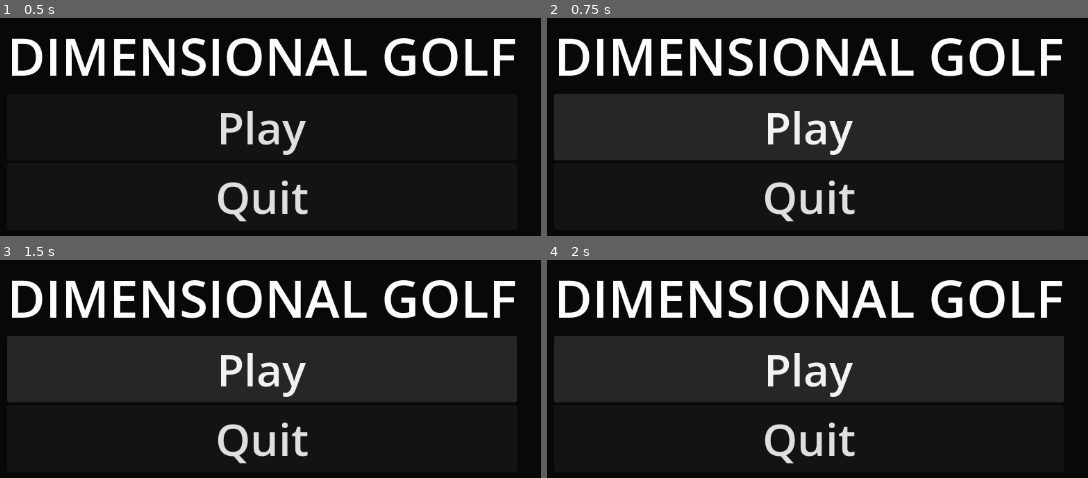
Above: before the commit, frames 1-4 (two rows, left to right).
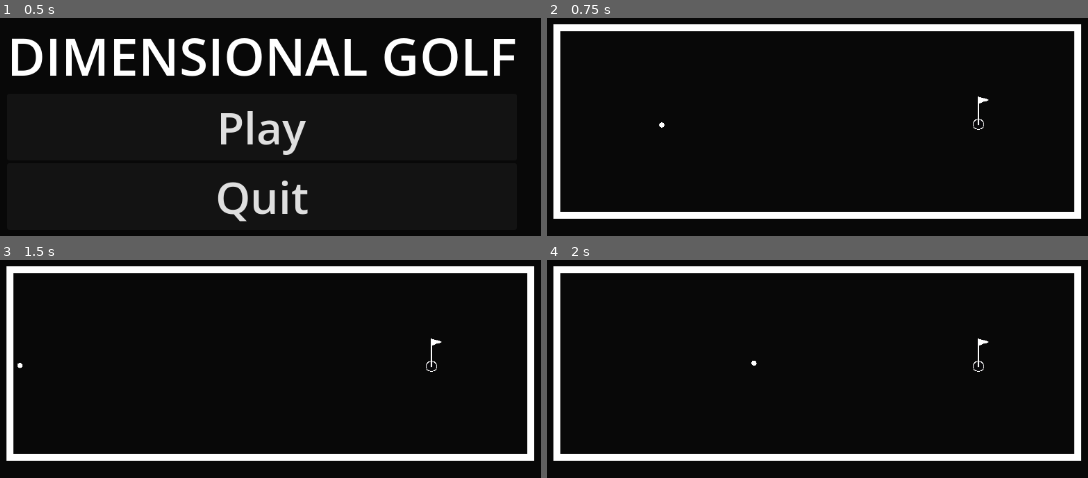
Above: after the commit, the same moments.

Repository: Renovare10/dimensional-golf
Game: Godot game, scene res://ui/MainMenu.tscn
Same seed, same stepped clock (60 frames per second), same inputs: the game is played once before the commit and once after it.
Inputs (mouse positions are in pixels of both pictures, inside the frame that each line leads up to):
- Up to frame 1 (0.5 s): no input
- Up to frame 2 (0.75 s): click "Play" at 0.5 s
- Up to frame 3 (1.5 s): click (259, 369) at 1.25 s, where only the run before the commit has a clickable "Play"
- Up to frame 4 (2 s): no input

Frame 1 is identical in both runs. In frame 2, 45% of the frame differs, in the area x 1-99%, y 2-94%; in frame 3, 45%; in frame 4, 45%.

Commit message:
fix drag launcher bug

Diff:
--- a/actors/GolfBall.tscn
+++ b/actors/GolfBall.tscn
@@ -27,3 +27,4 @@
 script = ExtResource("4_cokdb")
 
 [node name="ArrowLine" type="Line2D" parent="AimVisualizer" unique_id=856620626]
+width = 5.0
--- a/actors/drag_launcher.gd
+++ b/actors/drag_launcher.gd
@@ -7,49 +7,65 @@
 @export var power_curve: float = 1.5
 @export var drag_distance_for_max: float = 400.0
 
-var is_dragging := false
-var ball: CharacterBody2D     # ← change type here
+var mouse_held := false
+var is_dragging := false   # "aiming mode is active" (ball is slow enough)
+
+var ball: CharacterBody2D
 
 func _ready() -> void:
 	ball = get_parent() as CharacterBody2D
-	# Optional safety check (very useful during development)
 	if not ball:
 		push_error("DragLauncher: parent is not a CharacterBody2D! Got: " + str(get_parent()))
 
+# NEW: Check every frame – if you're already holding the mouse button and the ball
+# just slowed down enough, activate dragging and show the visualizer immediately.
+func _process(_delta: float) -> void:
+	if not ball or not mouse_held or is_dragging:
+		return
+
+	if ball.velocity.length_squared() <= 400:
+		is_dragging = true
+		_update_drag_visuals()  # ← this makes the arrow appear right away
+
 func _input(event: InputEvent) -> void:
-	# Early exit if ball reference is missing
 	if not ball:
 		return
 
-	# Now safe to access velocity
-	if ball.velocity.length_squared() > 400:          # ← .velocity instead of .linear_velocity
-		return
-
 	var mouse_pos = get_global_mouse_position()
-	var ball_pos = ball.global_position
-	var vec_from_ball = mouse_pos - ball_pos
+	var vec_from_ball = mouse_pos - ball.global_position
 
 	if event is InputEventMouseButton and event.button_index == MOUSE_BUTTON_LEFT:
 		if event.pressed:
-			is_dragging = true
-			drag_updated.emit(0.0, Vector2.ZERO)
-		else:
-			is_dragging = false
-			if vec_from_ball.length() < 5.0:
-				drag_updated.emit(0.0, Vector2.ZERO)
-				return
-
-			var power_ratio = clamp((vec_from_ball.length() / drag_distance_for_max) * power_curve, 0.0, 1.0)
-			var dir = -vec_from_ball.normalized()
-			var strength = max_power * power_ratio
-			launch_requested.emit(dir * strength)
+			mouse_held = true
+			# Start immediately if the ball is already stopped
+			if ball.velocity.length_squared() <= 400:
+				is_dragging = true
+				_update_drag_visuals()
+		else:  # released
+			mouse_held = false
+			if is_dragging:
+				is_dragging = false
+				if vec_from_ball.length() >= 5.0:
+					var power_ratio = clamp((vec_from_ball.length() / drag_distance_for_max) * power_curve, 0.0, 1.0)
+					var dir = -vec_from_ball.normalized()
+					var strength = max_power * power_ratio
+					launch_requested.emit(dir * strength)
+			# Always hide the visualizer after release
 			drag_updated.emit(0.0, Vector2.ZERO)
 
 	elif event is InputEventMouseMotion and is_dragging:
-		if vec_from_ball.length() < 5.0:
-			drag_updated.emit(0.0, Vector2.ZERO)
-			return
+		_update_drag_visuals()
 
-		var power_ratio = clamp((vec_from_ball.length() / drag_distance_for_max) * power_curve, 0.0, 1.0)
-		var dir = -vec_from_ball.normalized()
-		drag_updated.emit(power_ratio, dir)
+func _update_drag_visuals() -> void:
+	if not ball:
+		return
+	var mouse_pos = get_global_mouse_position()
+	var vec_from_ball = mouse_pos - ball.global_position
+
+	if vec_from_ball.length() < 5.0:
+		drag_updated.emit(0.0, Vector2.ZERO)
+		return
+
+	var power_ratio = clamp((vec_from_ball.length() / drag_distance_for_max) * power_curve, 0.0, 1.0)
+	var dir = -vec_from_ball.normalized()
+	drag_updated.emit(power_ratio, dir)
--- a/actors/golf_ball.gd
+++ b/actors/golf_ball.gd
@@ -5,6 +5,8 @@
 @export var side_friction: float = 0.98
 @export var ground_friction: float = 0.92
 @export var air_drag: float = 0.99
+
+@export var stop_speed_squared: float = 60.0
 
 func _ready() -> void:
 	$DragLauncher.launch_requested.connect(_on_launch)
@@ -29,7 +31,8 @@
 	if is_on_floor():
 		velocity.x *= ground_friction
 
-	if velocity.length_squared() < 10:
+	# Stop tiny movement so ball doesn't roll forever at crawling speed
+	if velocity.length_squared() < stop_speed_squared:
 		velocity = Vector2.ZERO
 
 func _on_launch(impulse: Vector2) -> void:
--- a/levels/level_01.tscn
+++ b/levels/level_01.tscn
@@ -9,6 +9,7 @@
 
 [node name="GolfBall" parent="." unique_id=108662463 instance=ExtResource("1_gg43x")]
 position = Vector2(-212, 0)
+stop_speed_squared = 500.0
 
 [node name="Line2D" parent="." unique_id=1492645752 instance=ExtResource("2_mllcm")]
 position = Vector2(-613, 160)
--- a/ui/main_menu.gd
+++ b/ui/main_menu.gd
@@ -1,7 +1,7 @@
 extends Control
 
 func _on_btn_play_pressed() -> void:
-	get_tree().change_scene_to_file("res://levels/level_1.tscn")
+	get_tree().change_scene_to_file("res://levels/level_01.tscn")
 
 
 func _on_btn_quit_pressed() -> void:
